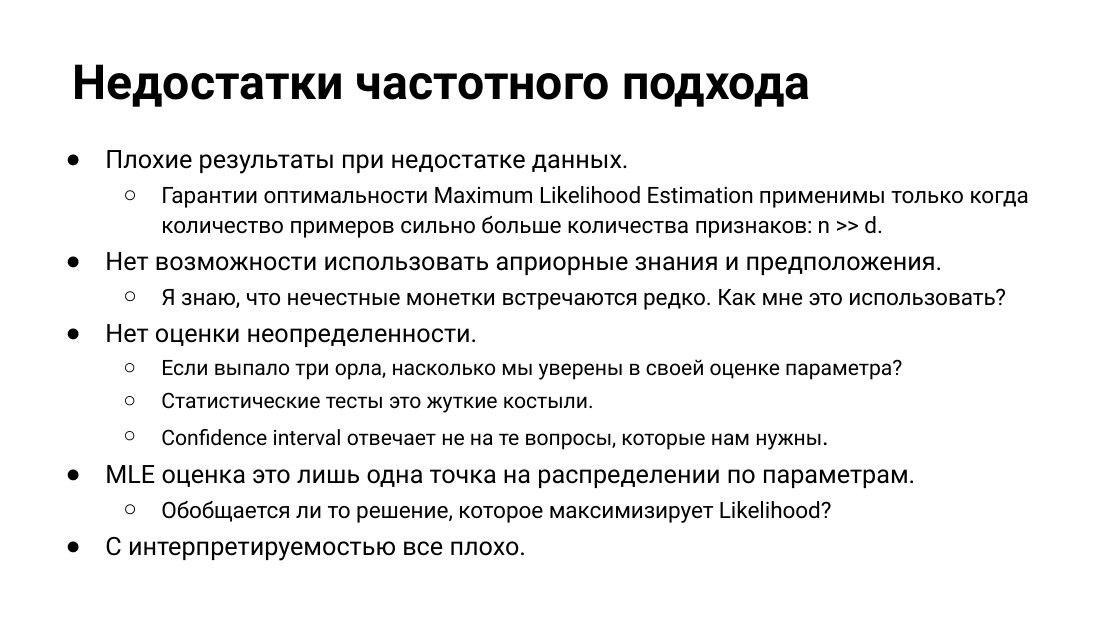
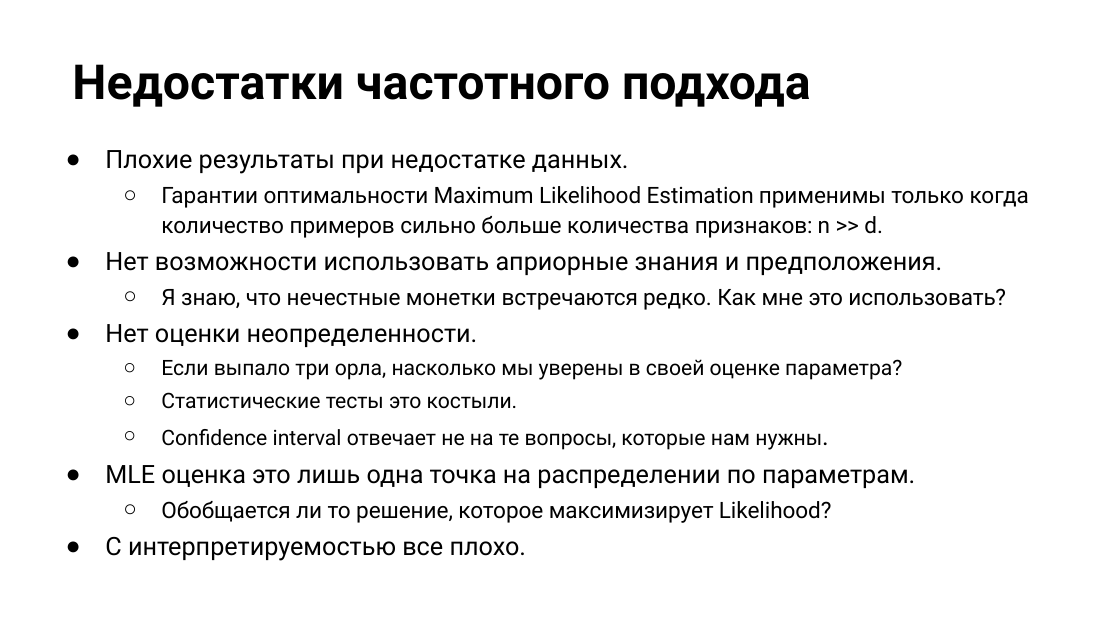
Before and after one commit to stureiko/Otus_lectures, a slide deck: slide 24 of ML Adv/24 - Introduction in Bayes/24 - Introduction in Bayes lesson.pptx (slide 23 before the commit). Drawn at 1120x630 pixels with LibreOffice and Linux fonts; fonts in the diff are those of the drawing; background and template pictures are left out. Boxes give left, top, right and bottom in pixels: in the first picture for what was removed or moved away, otherwise in the second. Text is boxed around its words. In the diff, an @@ line names an element or a change of style, - is before the commit and + after.

```diff
--- a/ML Adv/24 - Introduction in Bayes/24 - Introduction in Bayes lesson.pptx
+++ b/ML Adv/24 - Introduction in Bayes/24 - Introduction in Bayes lesson.pptx
@@ text at [161, 392, 518, 409]: text changed @@
-  ○ Статистические тесты это жуткие костыли.
+  ○ Статистические тесты это костыли.
```
Also in this commit, not shown: 2 other slides changed, 1 slide added, 1 other file.
